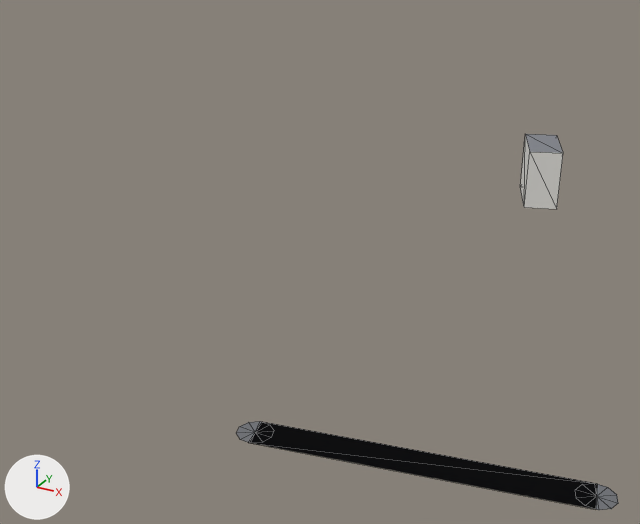
Two versions of the glTF model apps/client/public/cities/moscow_synth/tiles/-1_-2.glb, one commit apart.
Rendered twice from a 50 mm lens placed at (74.0, 155.0, 107.0), pointed at (-64.0, 406.0, -18.0). The lights are fixed; the arrows at lower left show +X, +Y and +Z. The older version comes first. Mesh edges are drawn as thin lines. Vertices at exactly the same position are counted once.
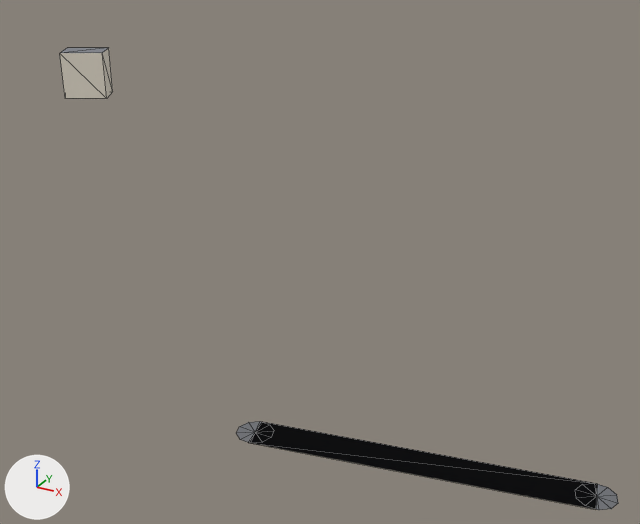
The newer file is also turned or shifted as a whole; pictures and numbers use the older file's frame.

Where the change shows, as pixel boxes [x1, y1, x2, y2] in the pictures (640 x 524 px; the box of a moved part takes in the faces that stretch with it):
'Mesh_0', reshaped (46% wider, 23% taller): before [236, 134, 618, 510]; after [60, 48, 618, 510]
part 1 of me_mesh_0, moved or reshaped: before [520, 134, 563, 209]; after [60, 48, 113, 99]

Diff of the bpy script that builds the scene:
```diff
--- a/apps/client/public/cities/moscow_synth/tiles/-1_-2.glb.py
+++ b/apps/client/public/cities/moscow_synth/tiles/-1_-2.glb.py
@@ me_mesh_0 @@
 # used by ob_mesh_0; location = (0.0, 0.0, 0.0)
-me_mesh_0.from_pydata(...)  # 34 vertices, 32 faces; spans x -18.0..58.0, y 282.0..471.0, z 0.0..20.0
-me_mesh_0.vertices[26].co = (-5.0, 446.0, 0.0)  # pixel (524, 207)
-me_mesh_0.vertices[27].co = (-13.0, 467.0, 0.0)  # pixel (520, 186)
-me_mesh_0.vertices[28].co = (-13.0, 467.0, 20.0)  # pixel (525, 133)
-me_mesh_0.vertices[29].co = (-5.0, 446.0, 20.0)  # pixel (529, 151)
-me_mesh_0.vertices[30].co = (-2.0, 471.0, 0.0)
-me_mesh_0.vertices[31].co = (-2.0, 471.0, 20.0)  # pixel (556, 135)
-me_mesh_0.vertices[32].co = (6.0, 450.0, 0.0)  # pixel (556, 209)
-me_mesh_0.vertices[33].co = (6.0, 450.0, 20.0)  # pixel (563, 153)
+me_mesh_0.from_pydata(...)  # 34 vertices, 32 faces; spans x -269.0..58.0, y 282.0..515.0, z 0.0..23.0
+# me_mesh_0 part 1
+me_mesh_0.vertices[26].co = (-269.0, 504.0, 0.0)
+me_mesh_0.vertices[27].co = (-251.0, 515.0, 0.0)  # pixel (112, 91)
+me_mesh_0.vertices[28].co = (-251.0, 515.0, 23.0)  # pixel (108, 47)
+me_mesh_0.vertices[29].co = (-269.0, 504.0, 23.0)  # pixel (67, 47)
+me_mesh_0.vertices[30].co = (-243.0, 502.0, 0.0)  # pixel (106, 98)
+me_mesh_0.vertices[31].co = (-243.0, 502.0, 23.0)  # pixel (102, 52)
+me_mesh_0.vertices[32].co = (-262.0, 491.0, 0.0)  # pixel (65, 98)
+me_mesh_0.vertices[33].co = (-262.0, 491.0, 23.0)  # pixel (59, 53)
 me_mesh_0.materials.append(mat_road)
```
